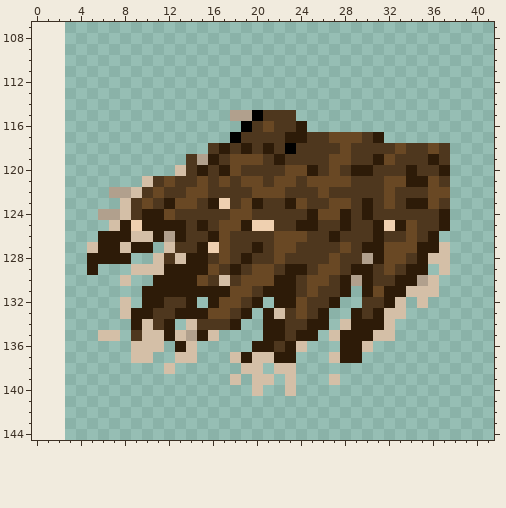
Pixel-art file -- art/minimap/leftLeg_small.aseprite. That is the earlier state.
72x144 pixels, 1 frame. Shown: x 0..41, y 107..144. The old version is drawn lined up with the new one, on the new canvas.
The result:
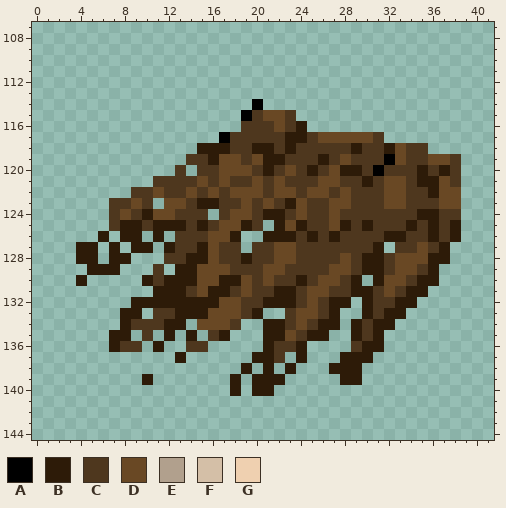
Palette (. is transparent): A #000000  B #2d1b08  C #4e371e  D #694824  E #b1a08d  F #d4bfa7  G #efd0b0
Log entry: Fix bad legs
What changed:
canvas 72x144 -> 80x160, the old top-left corner now at 3,12
Changed rows in their new state; - is an unchanged pixel.
first column x 4:
114 ----------------A------------------
115 --------------.ACDD----------------
116 ---------------C-CD----------------
117 -------------AC-------D---DC-------
118 -----------BB--CB--B----CB--B---..-
119 -----------C-D-C-B----BC---CAD--DDC
120 ---------C.C-D-D-B--C---B-CA--CB--C
121 ------.-C------C---C-C--C-B---C-BDC
122 ---..C-----CD-DD-C-D-D--D----D--B-D
123 ---CCDC.D-CB-C--CD--------C--DCCCDD
124 --.CD--D----.----BB-DCC-C-C----BBCC
125 ---C-BC---------C.BD-C-D--BCCCB-BCB
126 ---.-B.-.C--D-B..BBBCB-----CBBC--CB
127 BB.-.---B---DC-.C-------C-C-.CCDCB-
128 B-.----.-C--DC-----D---CD-B-C-DDBB-
129 --BB-..C.--D-DC-C-DCC-C-DC-BCDDCB.-
130 B---.-BC----DBB-C-CCBC-DCB.BDDCBB--
131 ------.---CD--C--C----D-CB-CDCBB.--
132 ----.B--BB-B----CB--CD--B-B-CBB.---
133 ----B-.-------DCB..--DCB-.BCBB-----
134 ----BCC--B.DDDC-----DC-B.-C-B------
135 --.BB.C.-.B.CB-----DC-B..-CB.------
136 ---BCC.B-.CC----.--CB---.CBB-------
137 -----..--B.---..BBC.B--.--B--------
138 --------.------B.B.B---BBB---------
139 ------B-------B-BBB.---.BB---------
140 --------------B-BB-.---------------
Boxes around the changes in both pictures, in picture pixels (x1, y1, x2, y2):
changed: (76, 99, 461, 396)
